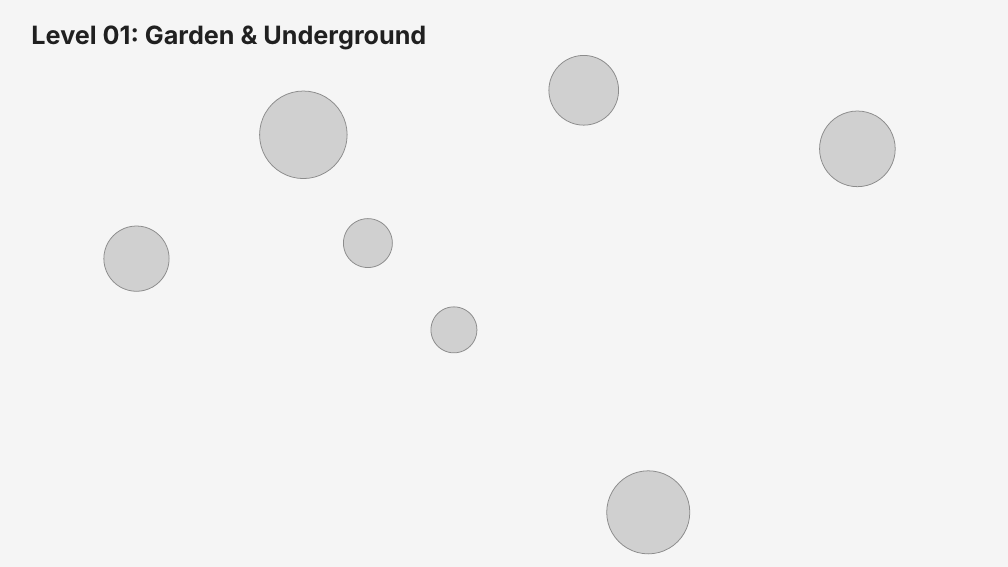
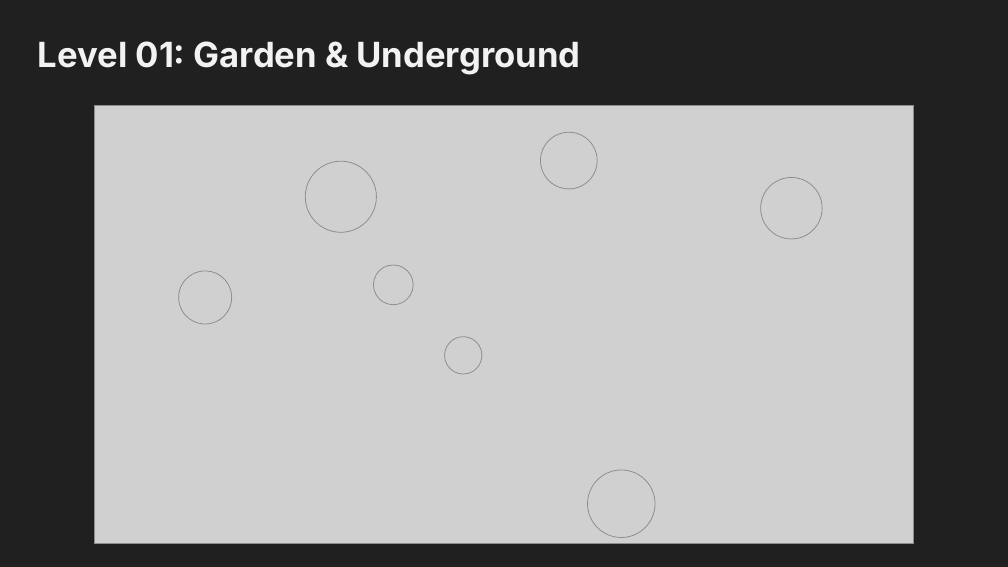
Before and after one commit to 48bin48/game-design-portfolio, a slide deck: slide 15 of forgotten-end/forgotten-end.pptx (slide 13 before the commit). Drawn at 1008x567 pixels with LibreOffice and Linux fonts; fonts in the diff are those of the drawing; grey boxes stand for pictures; background and template pictures are left out. Boxes give left, top, right and bottom in pixels: in the first picture for what was removed or moved away, otherwise in the second. Text is boxed around its words. In the diff, an @@ line names an element or a change of style, - is before the commit and + after.

```diff
--- a/forgotten-end/forgotten-end.pptx
+++ b/forgotten-end/forgotten-end.pptx
@@ background picture (left out) to #202020 @@
@@ text "Level 01: Garden & Underground": place and size @@
-text "Level 01: Garden & Underground" at box(31, 25, 426, 49)
+text "Level 01: Garden & Underground" at box(38, 41, 581, 75)
@@ text "Level 01: Garden & Underground" at box(38, 41, 581, 75): size 24 to 33 pt, text colour #202020 to #F2F2F2 @@
@@ picture added at box(95, 105, 914, 544) @@
@@ picture: place and size @@
-picture at box(549, 55, 619, 125)
+picture at box(541, 132, 597, 189)
@@ picture: place and size @@
-picture at box(259, 91, 347, 178)
+picture at box(306, 161, 377, 232)
@@ picture: place and size @@
-picture at box(820, 111, 895, 187)
+picture at box(761, 178, 822, 239)
@@ picture: place and size @@
-picture at box(343, 219, 392, 268)
+picture at box(374, 265, 414, 305)
@@ picture: place and size @@
-picture at box(104, 226, 169, 291)
+picture at box(178, 271, 231, 324)
@@ picture: place and size @@
-picture at box(431, 307, 477, 353)
+picture at box(445, 337, 482, 374)
@@ picture: place and size @@
-picture at box(607, 471, 690, 554)
+picture at box(588, 470, 655, 538)
```
Also in this commit, not shown: 2 other slides changed, 2 slides added.
